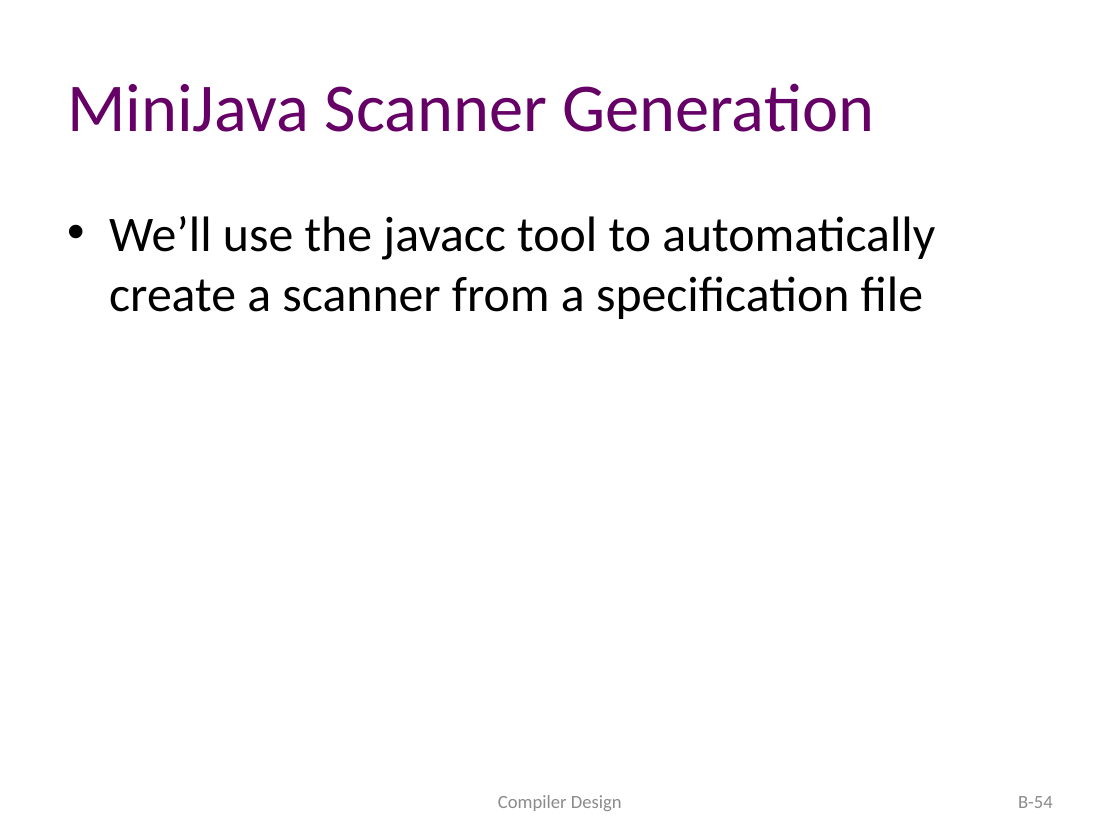
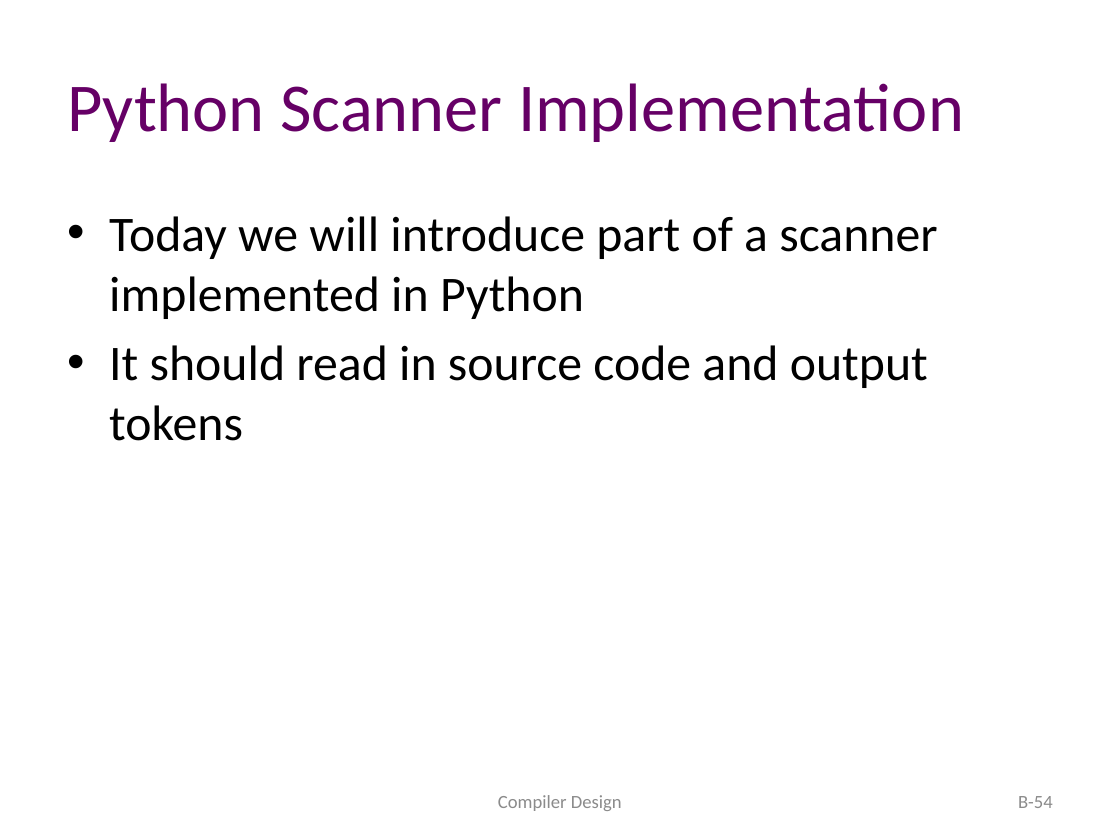
Before and after one commit to atu-se/atu.innomadic.com, a slide deck: slide 54 of courses/compilers/lectures/B-regexp.pptx. Drawn at 1120x840 pixels with LibreOffice and Linux fonts; fonts in the diff are those of the drawing. Boxes give left, top, right and bottom in pixels: in the first picture for what was removed or moved away, otherwise in the second. Text is boxed around its words. In the diff, an @@ line names an element or a change of style, - is before the commit and + after.

```diff
--- a/courses/compilers/lectures/B-regexp.pptx
+++ b/courses/compilers/lectures/B-regexp.pptx
@@ title at [67,83,964,142]: text changed @@
-MiniJava Scanner Generation
+Python Scanner Implementation
@@ text at [109,216,937,441]: text changed @@
-• We’ll use the javacc tool to automatically create a scanner from a specification file
+• Today we will introduce part of a scanner implemented in Python
+• It should read in source code and output tokens
```
Also in this commit, not shown: 2 other slides changed, 2 other files.
